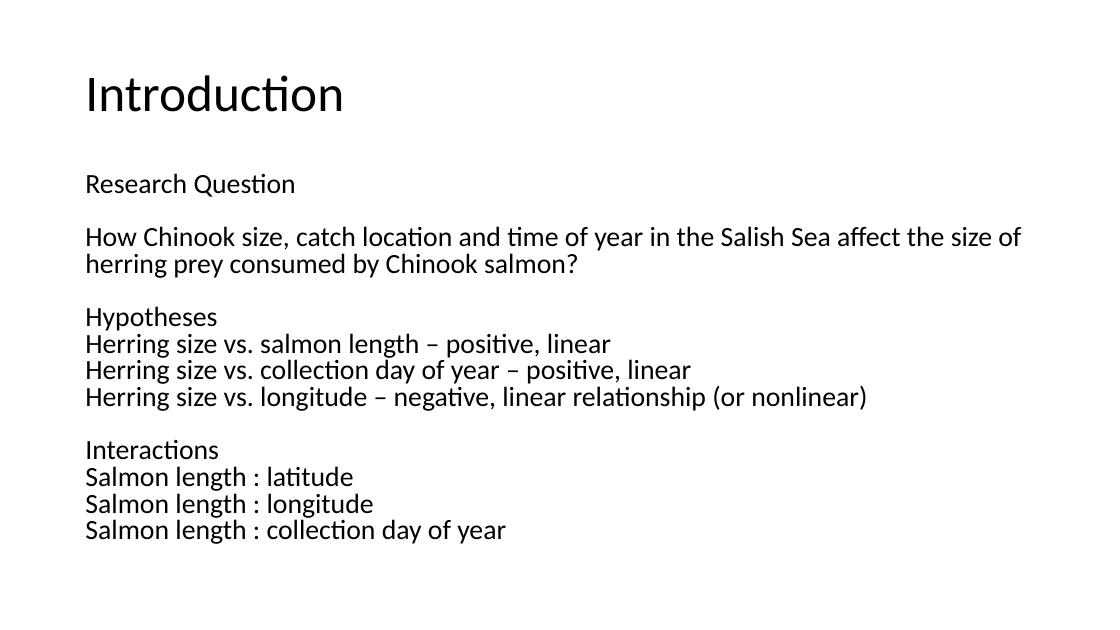
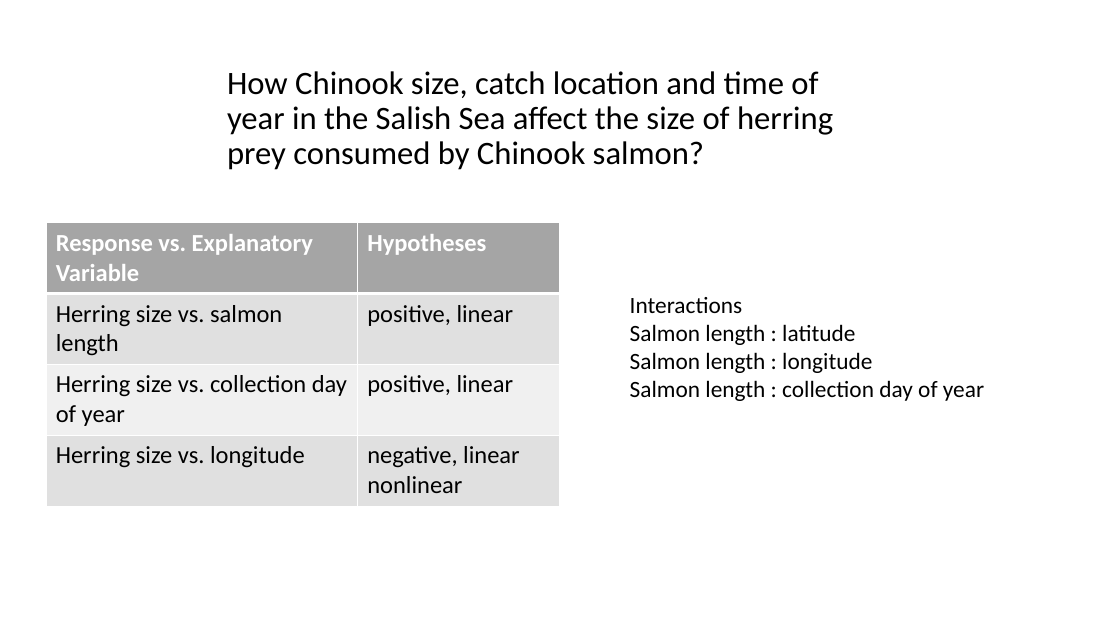
Before and after one commit to rghansen/ES482, a slide deck: slide 2 of ES data project presentation_salmon diet.pptx. Drawn at 1120x630 pixels with LibreOffice and Linux fonts; fonts in the diff are those of the drawing. Boxes give left, top, right and bottom in pixels: in the first picture for what was removed or moved away, otherwise in the second. Text is boxed around its words. In the diff, an @@ line names an element or a change of style, - is before the commit and + after.

```diff
--- a/ES data project presentation_salmon diet.pptx
+++ b/ES data project presentation_salmon diet.pptx
@@ text "How Chinook size, catch location ...": place and size @@
-text "How Chinook size, catch location ..." at box(85, 173, 1021, 544)
+text "How Chinook size, catch location ..." at box(227, 71, 833, 165)
@@ text "How Chinook size, catch location ..." at box(227, 71, 833, 165): size 23.8 to 28 pt; line spacing 0.8 to 0.9; more space between paragraphs @@
@@ title removed at box(85, 75, 344, 112) @@
-Introduction
@@ text at box(85, 173, 296, 197): paragraph removed @@
-Research Question
@@ table added at box(46, 223, 560, 507), 4 rows, 2 columns @@
+Response vs. Explanatory Variable | Hypotheses
+Herring size vs. salmon length | positive, linear
+Herring size vs. collection day of year | positive, linear
+Herring size vs. longitude | negative, linear / nonlinear
@@ text added at box(630, 297, 984, 401), 20 pt, text #000000 @@
+Interactions
+Salmon length : latitude
+Salmon length : longitude
+Salmon length : collection day of year
@@ text at box(85, 306, 867, 544): paragraphs removed @@
-Hypotheses
-Herring size vs. salmon length – positive, linear
-Herring size vs. collection day of year – positive, linear
-Herring size vs. longitude – negative, linear relationship (or nonlinear)
-Interactions
-Salmon length : latitude
-Salmon length : longitude
-Salmon length : collection day of year
```
Also in this commit, not shown: 3 other slides changed.
